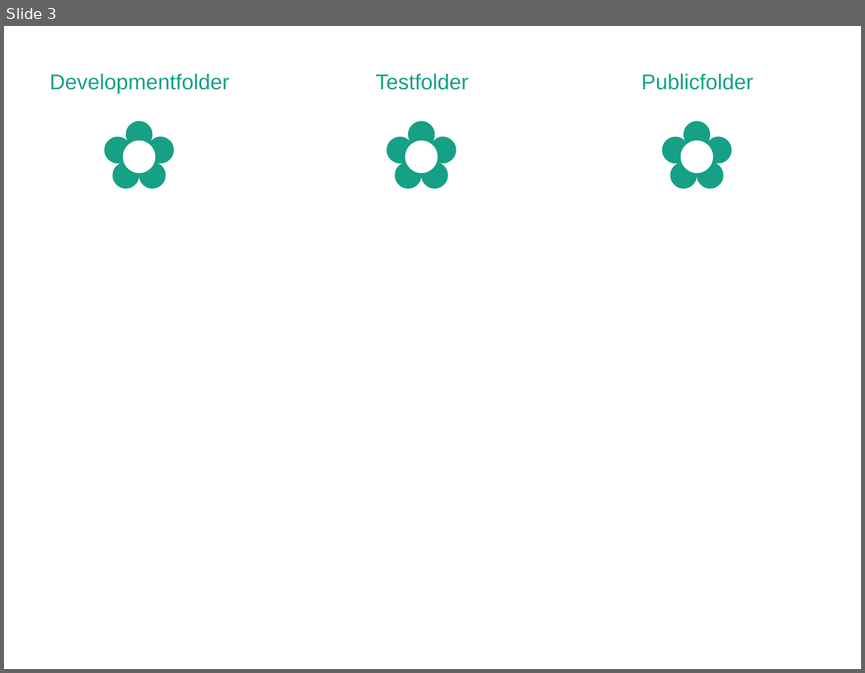
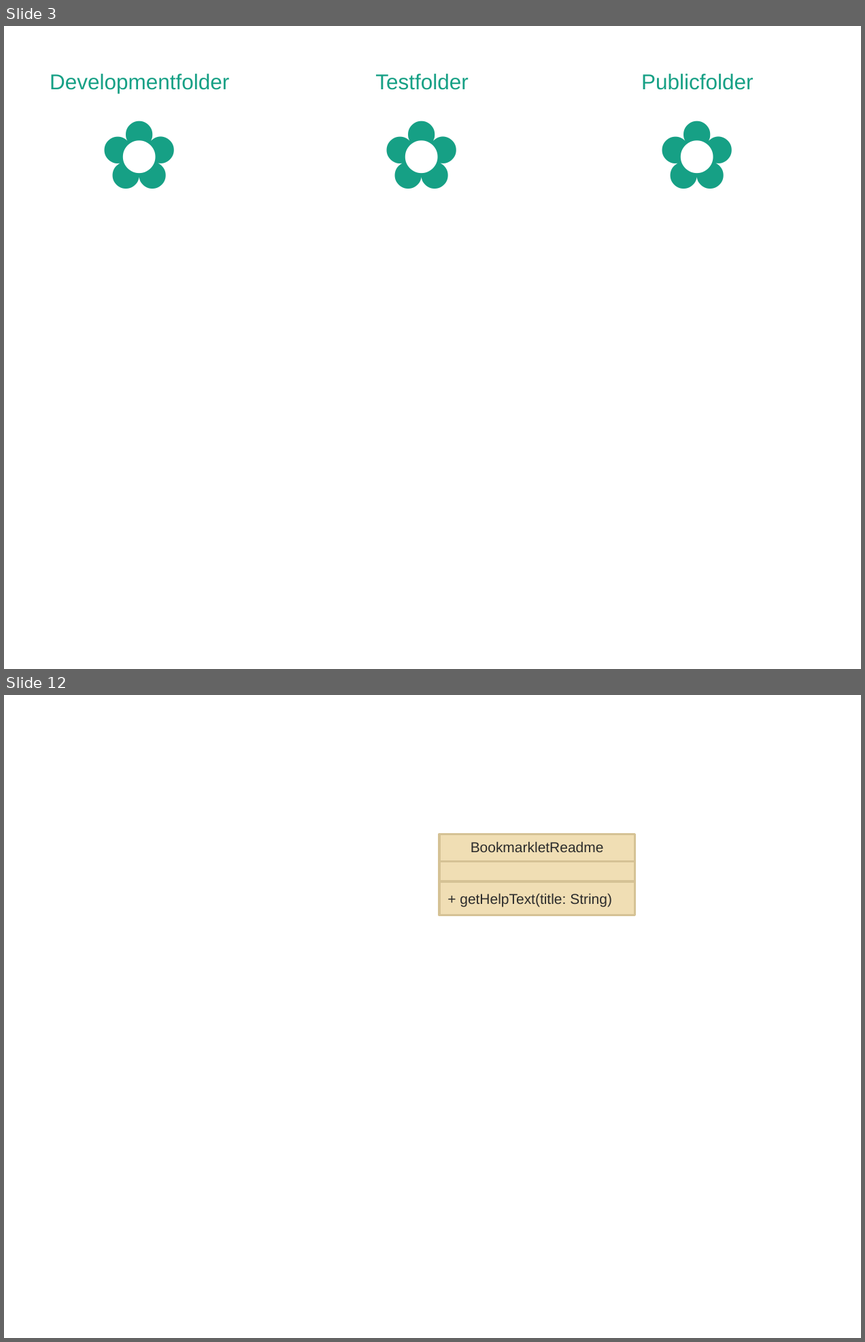
Before and after one commit to SCALE-Team/scale-team.github.io, a slide deck: scale-perf-dev/docs/documentation_graphics.pptx. Shown one above the other, each under a label of ours: slide 3 before the commit, slides 3 and 12 after it; the slides between them are not shown. The pictures are 865x673 and 865x1342 pixels, drawn with LibreOffice and Linux fonts; fonts in the diff are those of the drawing. Boxes give left, top, right and bottom in pixels: in the first picture for what was removed or moved away, otherwise in the second. Text is boxed around its words. In the diff, an @@ line names an element or a change of style, - is before the commit and + after.

```diff
--- a/scale-perf-dev/docs/documentation_graphics.pptx
+++ b/scale-perf-dev/docs/documentation_graphics.pptx
@@ slide 12 added at <box>4,695,861,1338</box>, background #FFFFFF @@
@@ rectangle added at <box>439,834,634,915</box>, fill #F0DEB4, outline #D5C295 2 pt, 12 pt, text #2B2B2B @@
+BookmarkletReadme
++ getHelpText(title: String)
@@ line added from (439, 861) to (634, 861), #D5C295 2 pt @@
@@ line added from (439, 882) to (634, 882), #D5C295 2 pt @@
```
Also in this commit, not shown: 5 slides changed, 9 other slides added, 1 other file.
